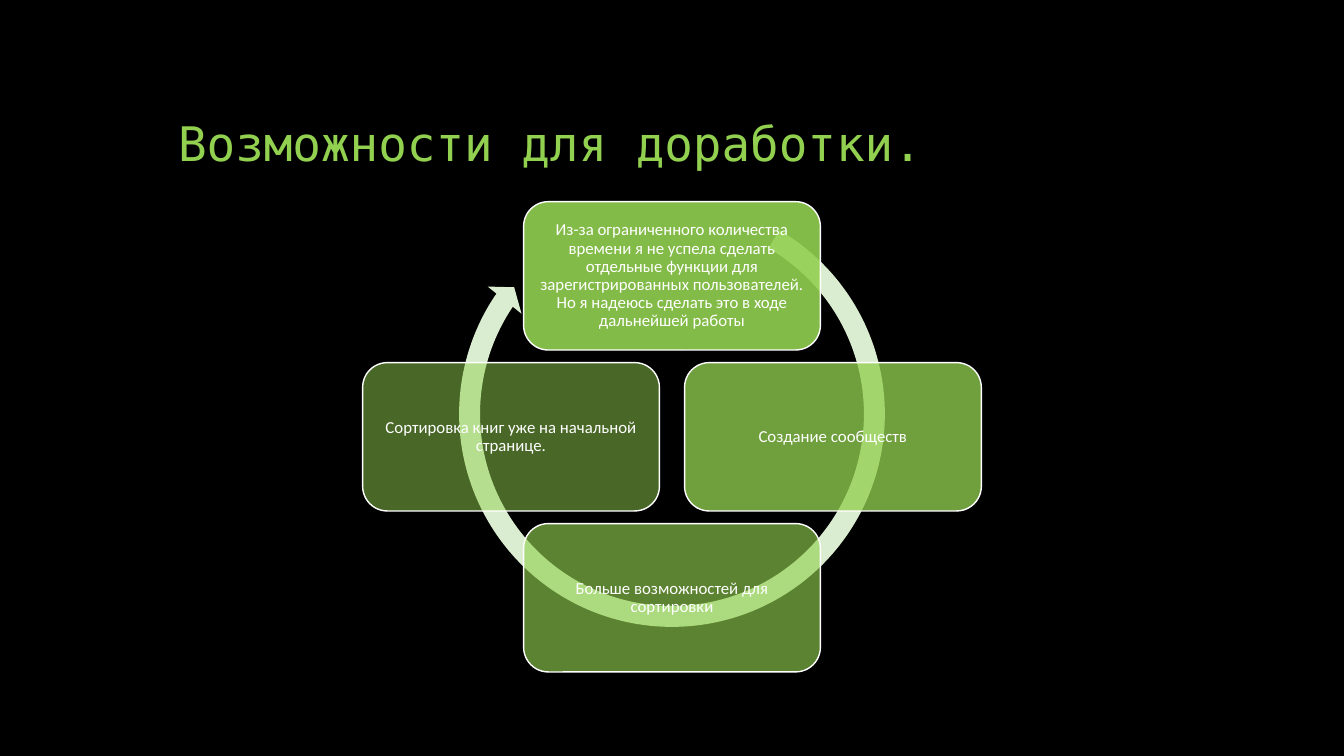
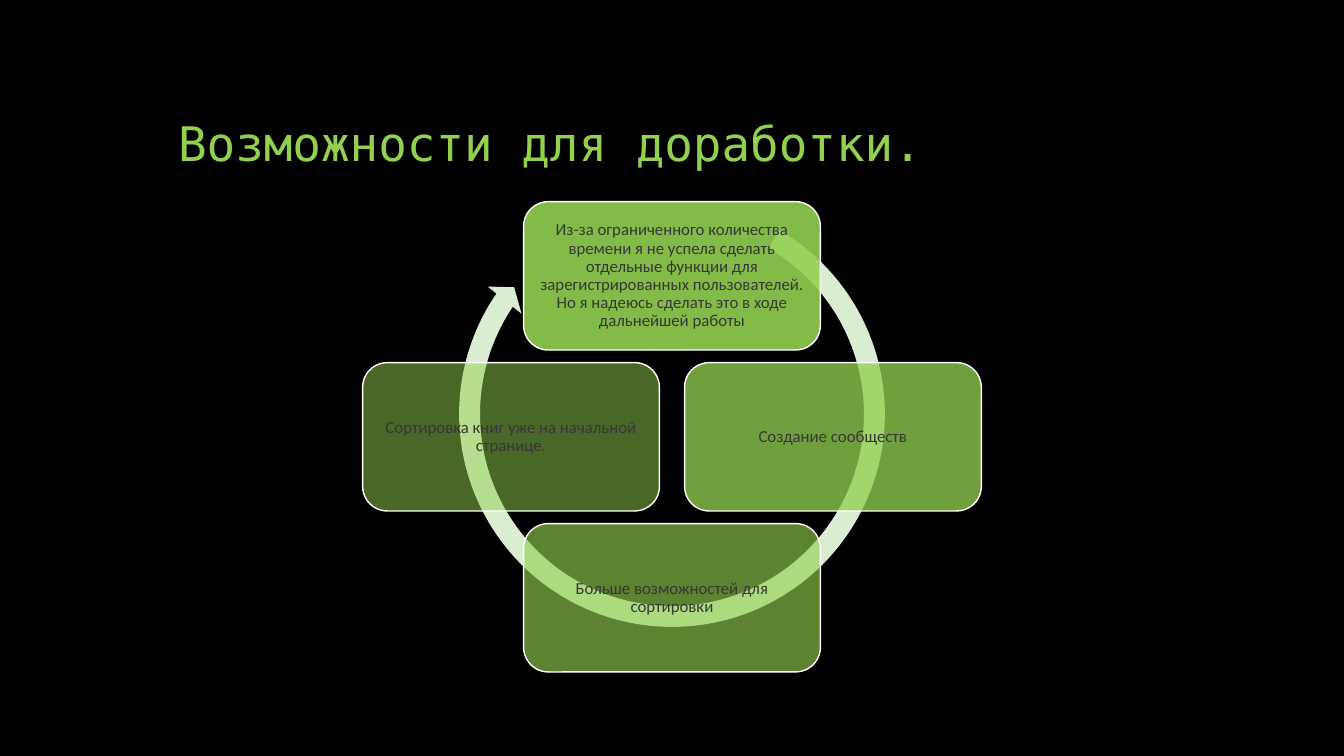
Before and after one commit to SvetlanaDobruninskaya/html3, a slide deck: slide 4 of Booker.pptx. Drawn at 1344x756 pixels with LibreOffice and Linux fonts; fonts in the diff are those of the drawing. Boxes give left, top, right and bottom in pixels: in the first picture for what was removed or moved away, otherwise in the second. Text is boxed around its words. In the diff, an @@ line names an element or a change of style, - is before the commit and + after.

```diff
--- a/Booker.pptx
+++ b/Booker.pptx
@@ text colour #FFFFFF to #373737 in 4 elements at [540, 224, 803, 329], [759, 428, 907, 446], [576, 580, 768, 616], [385, 419, 546, 455] @@
```
Also in this commit, not shown: 3 other slides changed.
